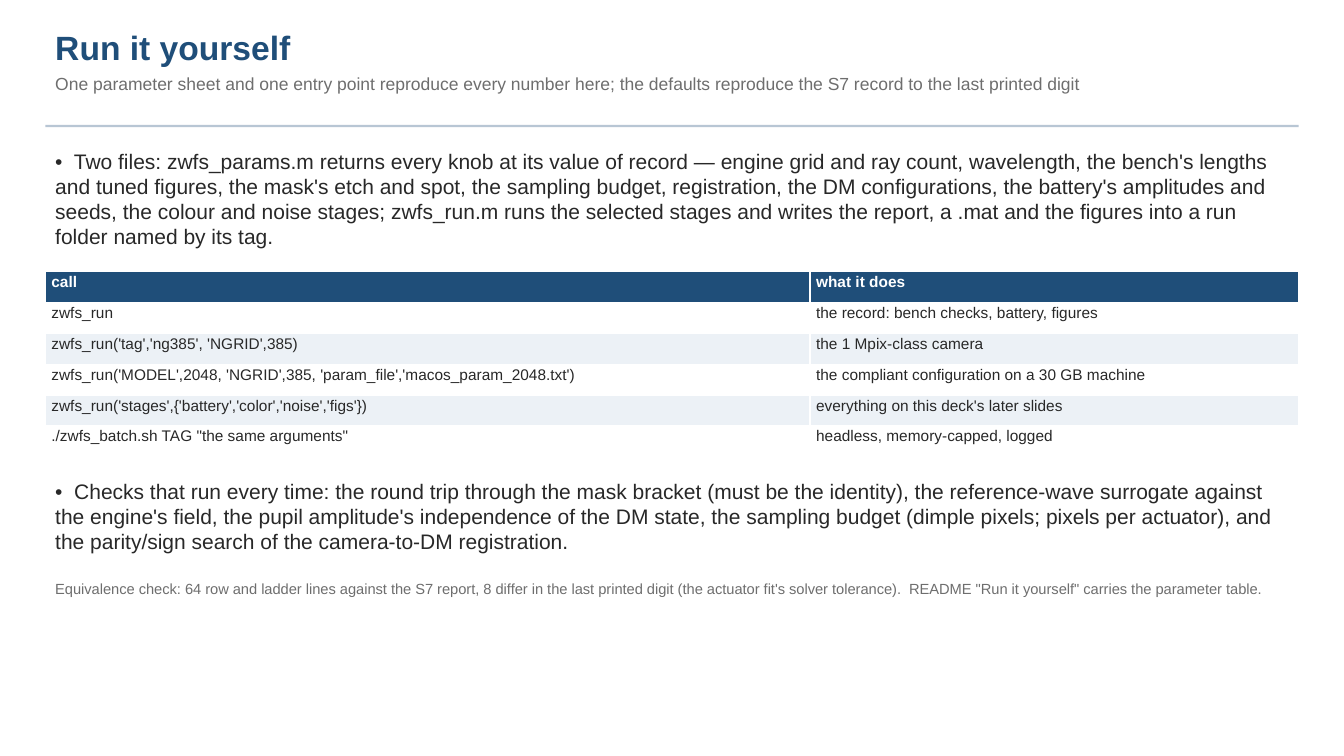
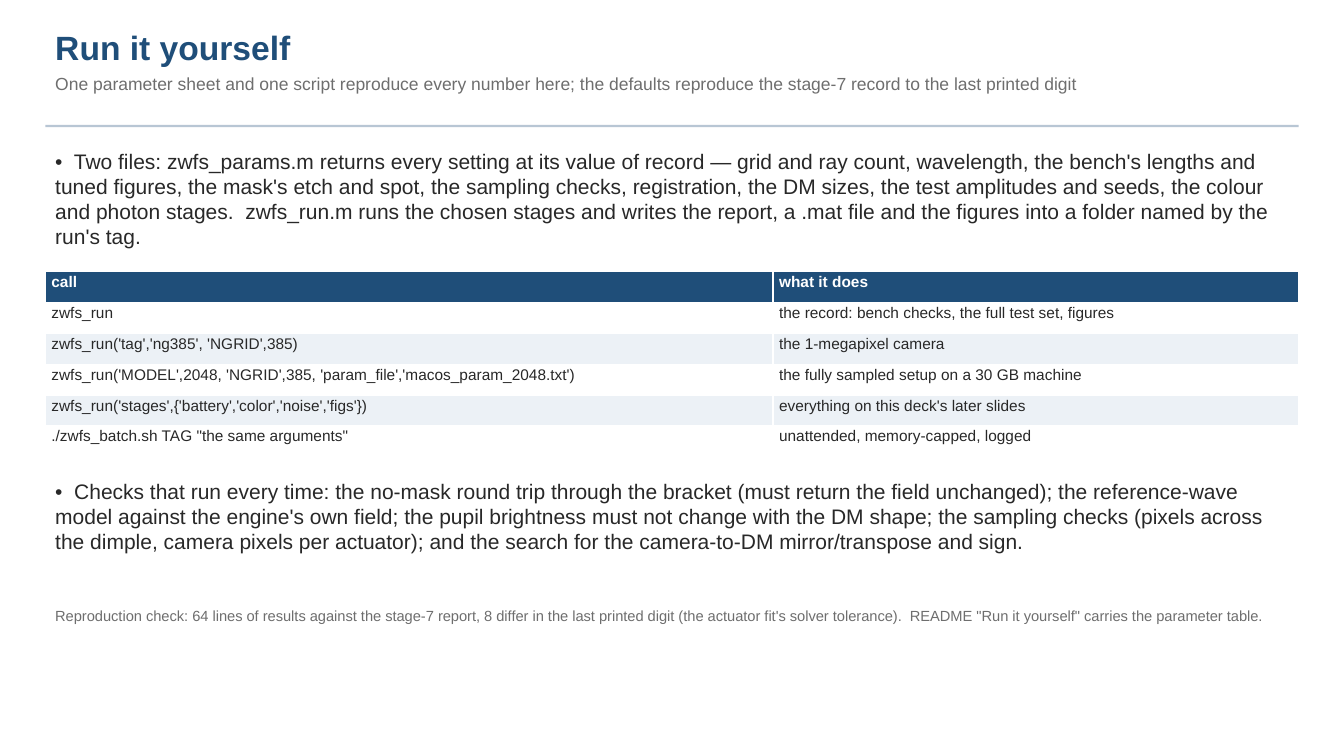
Before and after one commit to nasa-jpl/macos, a slide deck: slide 13 of demo_session/deck_zwfs.pptx (slide 12 before the commit). Drawn at 1344x756 pixels with LibreOffice and Linux fonts; fonts in the diff are those of the drawing. Boxes give left, top, right and bottom in pixels: in the first picture for what was removed or moved away, otherwise in the second. Text is boxed around its words. In the diff, an @@ line names an element or a change of style, - is before the commit and + after.

Commit message:
deck_zwfs fold 3b (Dave's review): plain-words pass on every slide; scoring definitions slide (gain/floor/SNR/working surface/state); range slide states accuracy after calibration and whether calibration can absorb the gain change; photons per state defined; slide refs = pptx numbers

```diff
--- a/demo_session/deck_zwfs.pptx
+++ b/demo_session/deck_zwfs.pptx
@@ text at (x1=55, y1=77, x2=1076, y2=94): text changed @@
-One parameter sheet and one entry point reproduce every number here; the defaults reproduce the S7 record to the last printed digit
+One parameter sheet and one script reproduce every number here; the defaults reproduce the stage-7 record to the last printed digit
@@ text at (x1=55, y1=153, x2=1268, y2=249): text changed @@
-• Two files: zwfs_params.m returns every knob at its value of record — engine grid and ray count, wavelength, the bench's lengths and tuned figures, the mask's etch and spot, the sampling budget, registration, the DM configurations, the battery's amplitudes and seeds, the colour and noise stages; zwfs_run.m runs the selected stages and writes the report, a .mat and the figures into a run folder named by its tag.
+• Two files: zwfs_params.m returns every setting at its value of record — grid and ray count, wavelength, the bench's lengths and tuned figures, the mask's etch and spot, the sampling checks, registration, the DM sizes, the test amplitudes and seeds, the colour and photon stages. zwfs_run.m runs the chosen stages and writes the report, a .mat file and the figures into a folder named by the run's tag.
@@ table at (x1=45, y1=272, x2=1299, y2=458) @@
-row 2, column 2: the record: bench checks, battery, figures
+row 2, column 2: the record: bench checks, the full test set, figures
-row 3, column 2: the 1 Mpix-class camera
+row 3, column 2: the 1-megapixel camera
-row 4, column 2: the compliant configuration on a 30 GB machine
+row 4, column 2: the fully sampled setup on a 30 GB machine
-row 6, column 2: headless, memory-capped, logged
+row 6, column 2: unattended, memory-capped, logged
@@ text at (x1=55, y1=483, x2=1263, y2=553): text changed @@
-• Checks that run every time: the round trip through the mask bracket (must be the identity), the reference-wave surrogate against the engine's field, the pupil amplitude's independence of the DM state, the sampling budget (dimple pixels; pixels per actuator), and the parity/sign search of the camera-to-DM registration.
+• Checks that run every time: the no-mask round trip through the bracket (must return the field unchanged); the reference-wave model against the engine's own field; the pupil brightness must not change with the DM shape; the sampling checks (pixels across the dimple, camera pixels per actuator); and the search for the camera-to-DM mirror/transpose and sign.
@@ text at (x1=55, y1=610, x2=1263, y2=624): text changed @@
-Equivalence check: 64 row and ladder lines against the S7 report, 8 differ in the last printed digit (the actuator fit's solver tolerance). README "Run it yourself" carries the parameter table.
+Reproduction check: 64 lines of results against the stage-7 report, 8 differ in the last printed digit (the actuator fit's solver tolerance). README "Run it yourself" carries the parameter table.
```
Also in this commit, not shown: 18 other slides changed, 1 slide added, 1 other file.
